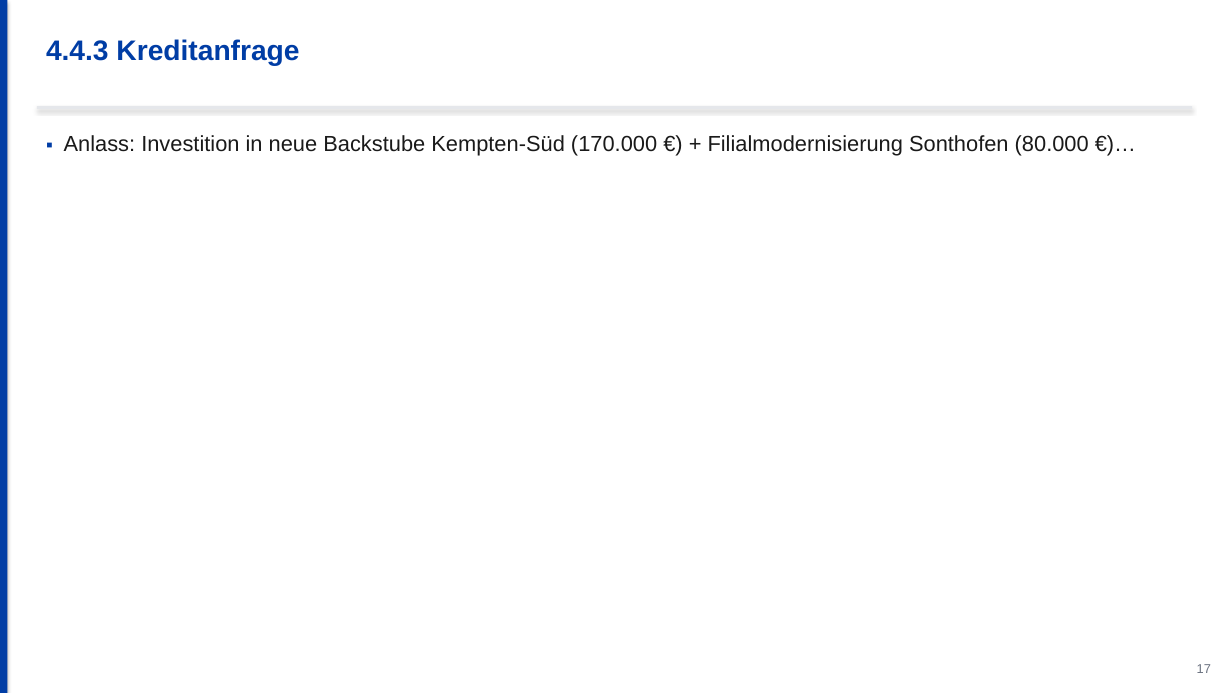
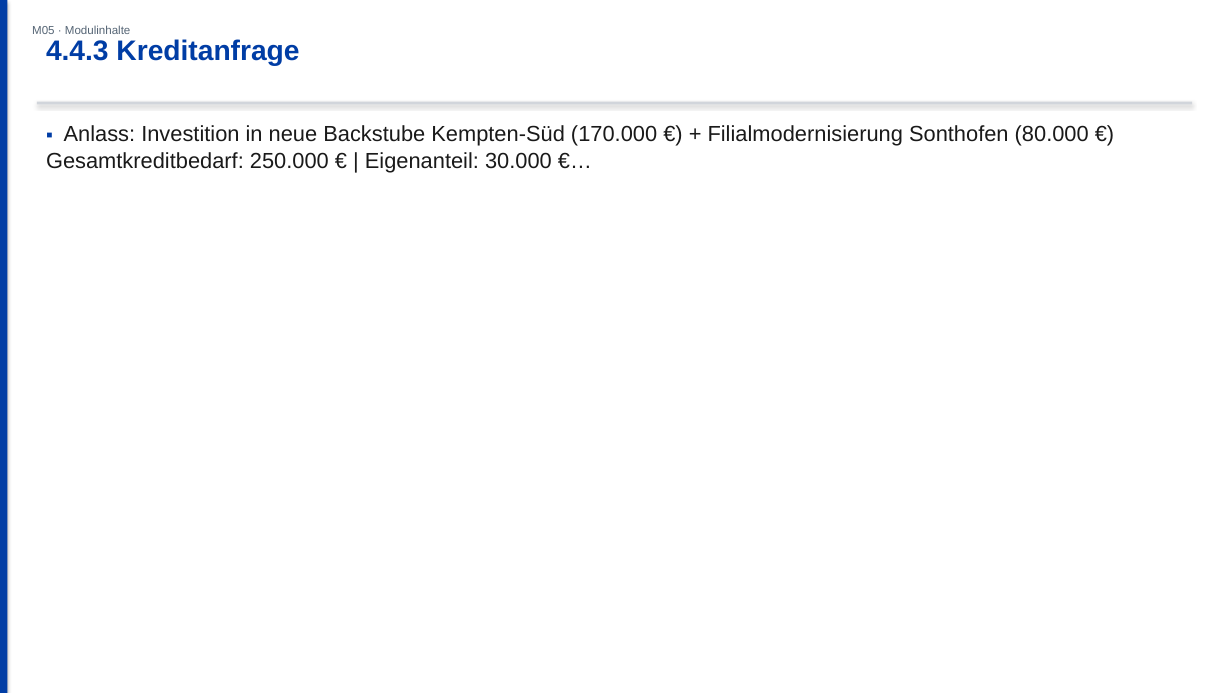
Before and after one commit to ck5rqc47pr-byte/firmenkundenakademie-online, a slide deck: slide 26 of public/downloads/praesentation/M05.pptx (slide 19 before the commit). Drawn at 1232x693 pixels with LibreOffice and Linux fonts; fonts in the diff are those of the drawing. Boxes give left, top, right and bottom in pixels: in the first picture for what was removed or moved away, otherwise in the second. Text is boxed around its words. In the diff, an @@ line names an element or a change of style, - is before the commit and + after.

```diff
--- a/public/downloads/praesentation/M05.pptx
+++ b/public/downloads/praesentation/M05.pptx
@@ text added at <box>32,25,131,34</box>, 9 pt, text #556575 @@
+M05 · Modulinhalte
@@ rectangle: place and size @@
-rectangle at <box>37,106,1192,109</box>
+rectangle at <box>37,102,1192,104</box>
@@ rectangle at <box>37,102,1192,104</box>: fill #E5E7EB to #D1D5DB @@
@@ text at <box>46,125,1089,172</box>: text changed @@
-▪ Anlass: Investition in neue Backstube Kempten-Süd (170.000 €) + Filialmodernisierung Sonthofen (80.000 €)…
+▪ Anlass: Investition in neue Backstube Kempten-Süd (170.000 €) + Filialmodernisierung Sonthofen (80.000 €) Gesamtkreditbedarf: 250.000 € | Eigenanteil: 30.000 €…
@@ text removed at <box>1197,664,1211,673</box> @@
-17
```
Also in this commit, not shown: 15 other slides changed, 15 slides added, 8 slides removed, 23 other files.
